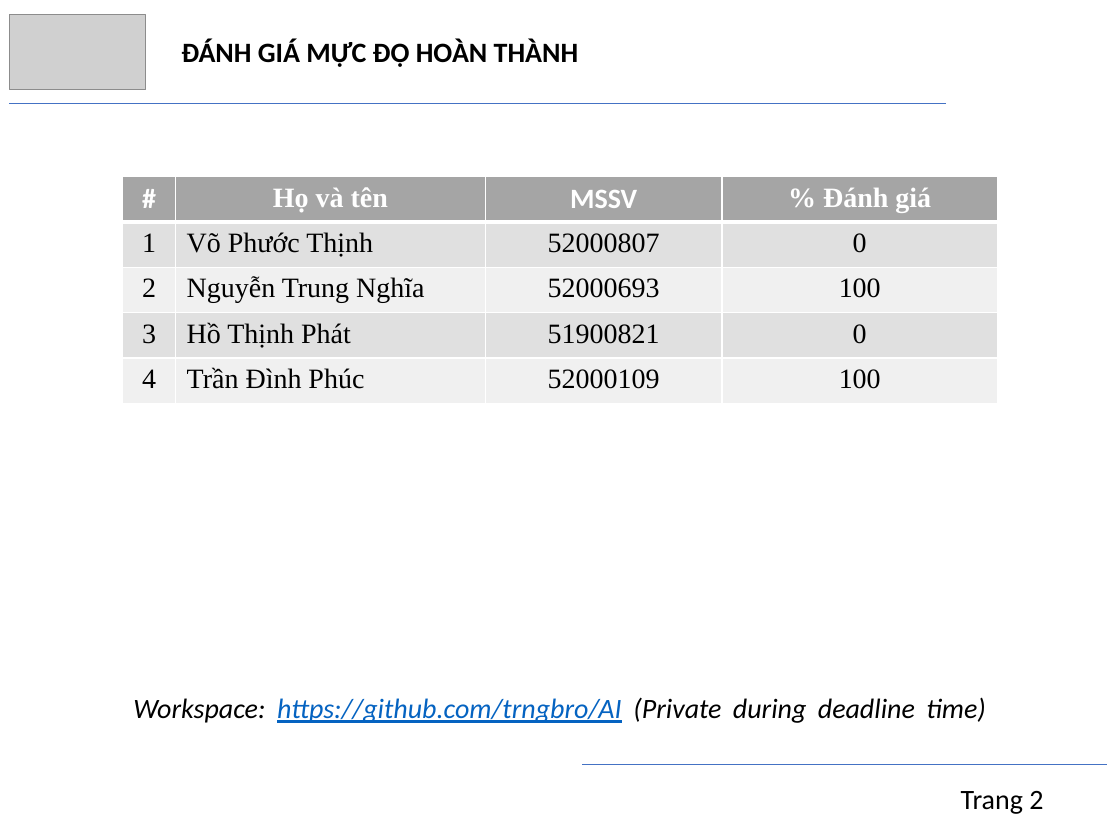
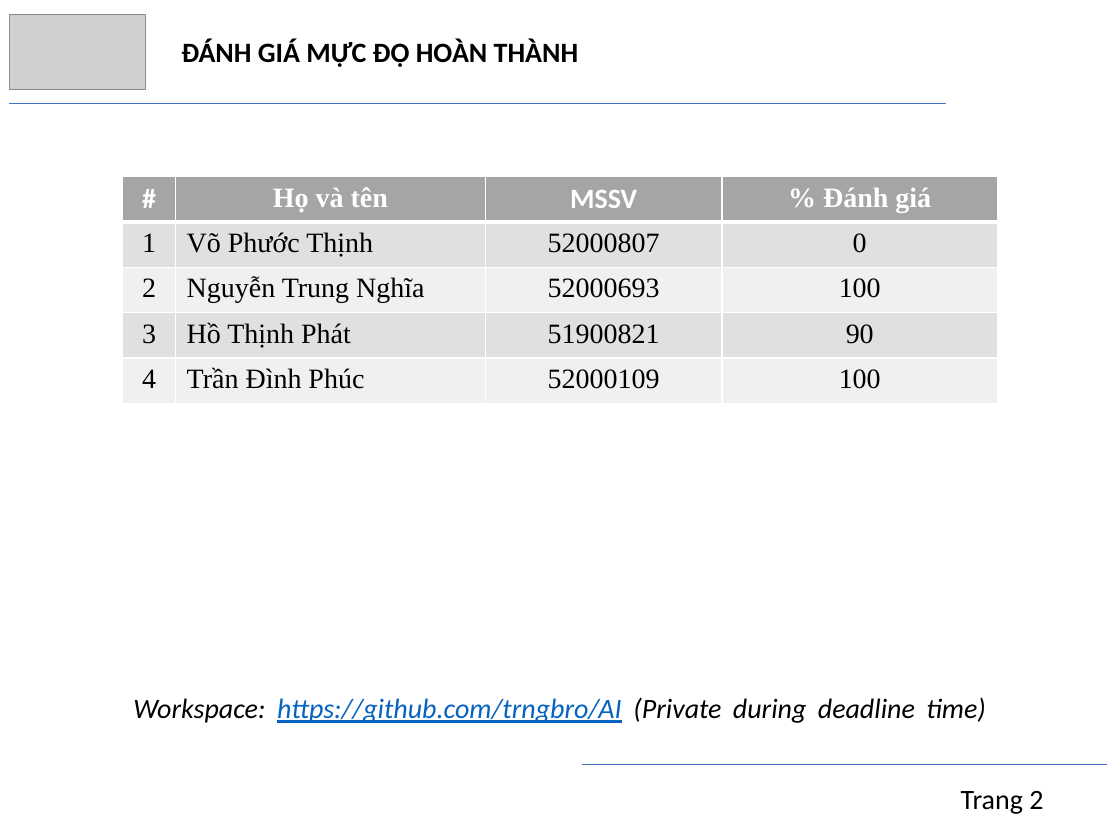
Before and after one commit to trngbro/AI, a slide deck: slide 3 of present/final/presentation.pptx. Drawn at 1120x840 pixels with LibreOffice and Linux fonts; fonts in the diff are those of the drawing; grey boxes stand for pictures. Boxes give left, top, right and bottom in pixels: in the first picture for what was removed or moved away, otherwise in the second. Text is boxed around its words. In the diff, an @@ line names an element or a change of style, - is before the commit and + after.

```diff
--- a/present/final/presentation.pptx
+++ b/present/final/presentation.pptx
@@ table at bbox=[122, 177, 997, 404] @@
-row 4, column 4: 0
+row 4, column 4: 90
```
Also in this commit, not shown: 3 other files.
